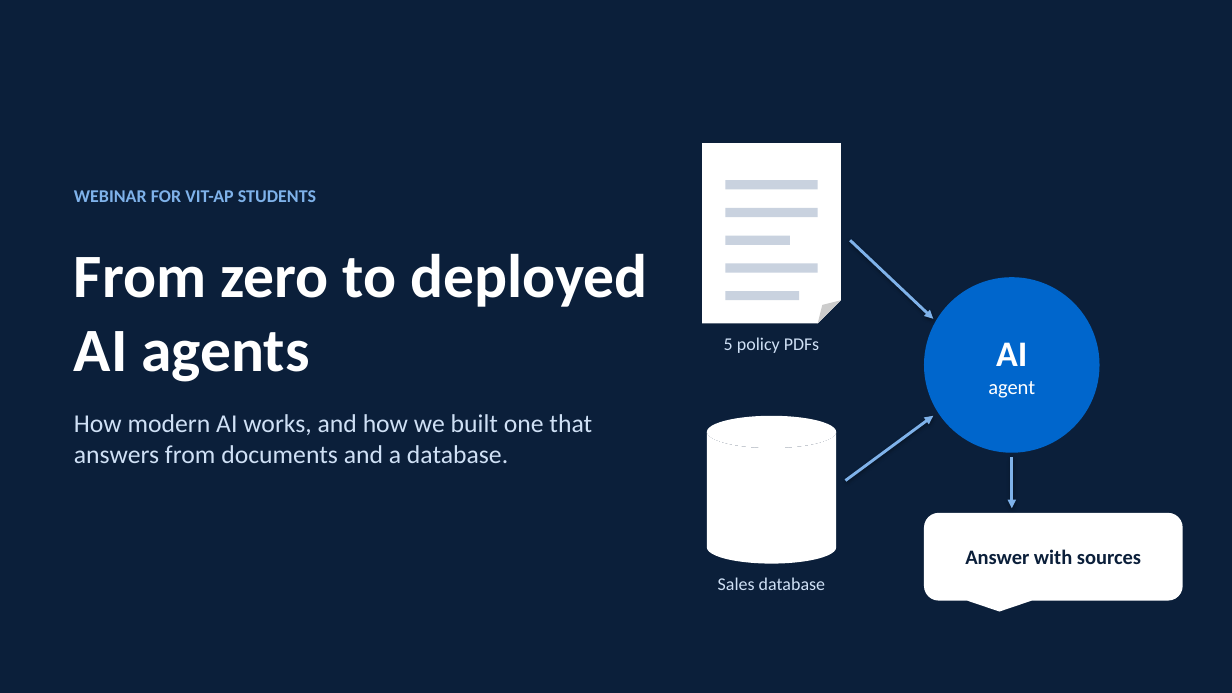
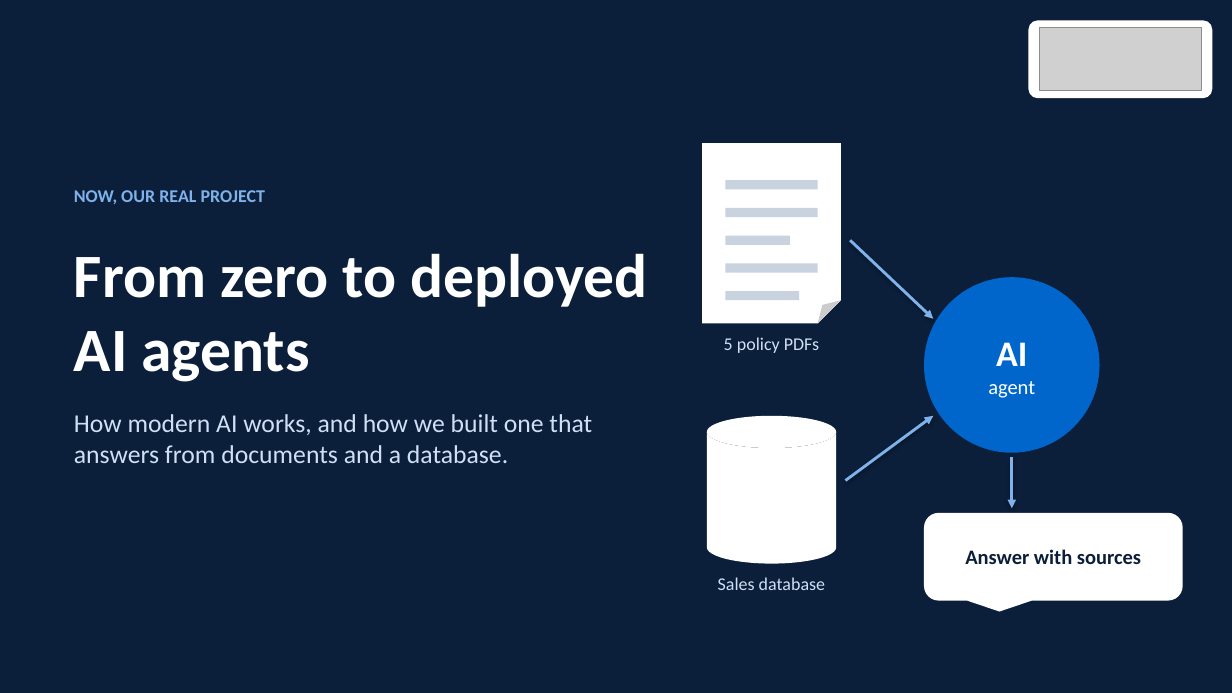
Before and after one commit to nareshroyalc/Demo, a slide deck: slide 40 of deck/VIT-AP_AI_Webinar.pptx (slide 1 before the commit). Drawn at 1232x693 pixels with LibreOffice and Linux fonts; fonts in the diff are those of the drawing; grey boxes stand for pictures. Boxes give left, top, right and bottom in pixels: in the first picture for what was removed or moved away, otherwise in the second. Text is boxed around its words. In the diff, an @@ line names an element or a change of style, - is before the commit and + after.

```diff
--- a/deck/VIT-AP_AI_Webinar.pptx
+++ b/deck/VIT-AP_AI_Webinar.pptx
@@ rounded rectangle added at <box>1029,20,1213,98</box>, fill #FFFFFF @@
@@ picture added at <box>1040,28,1202,91</box> @@
@@ text at <box>74,190,266,204</box>: text changed @@
-WEBINAR FOR VIT-AP STUDENTS
+NOW, OUR REAL PROJECT
```
Also in this commit, not shown: 49 other slides changed, 14 slides added, 6 other files.
